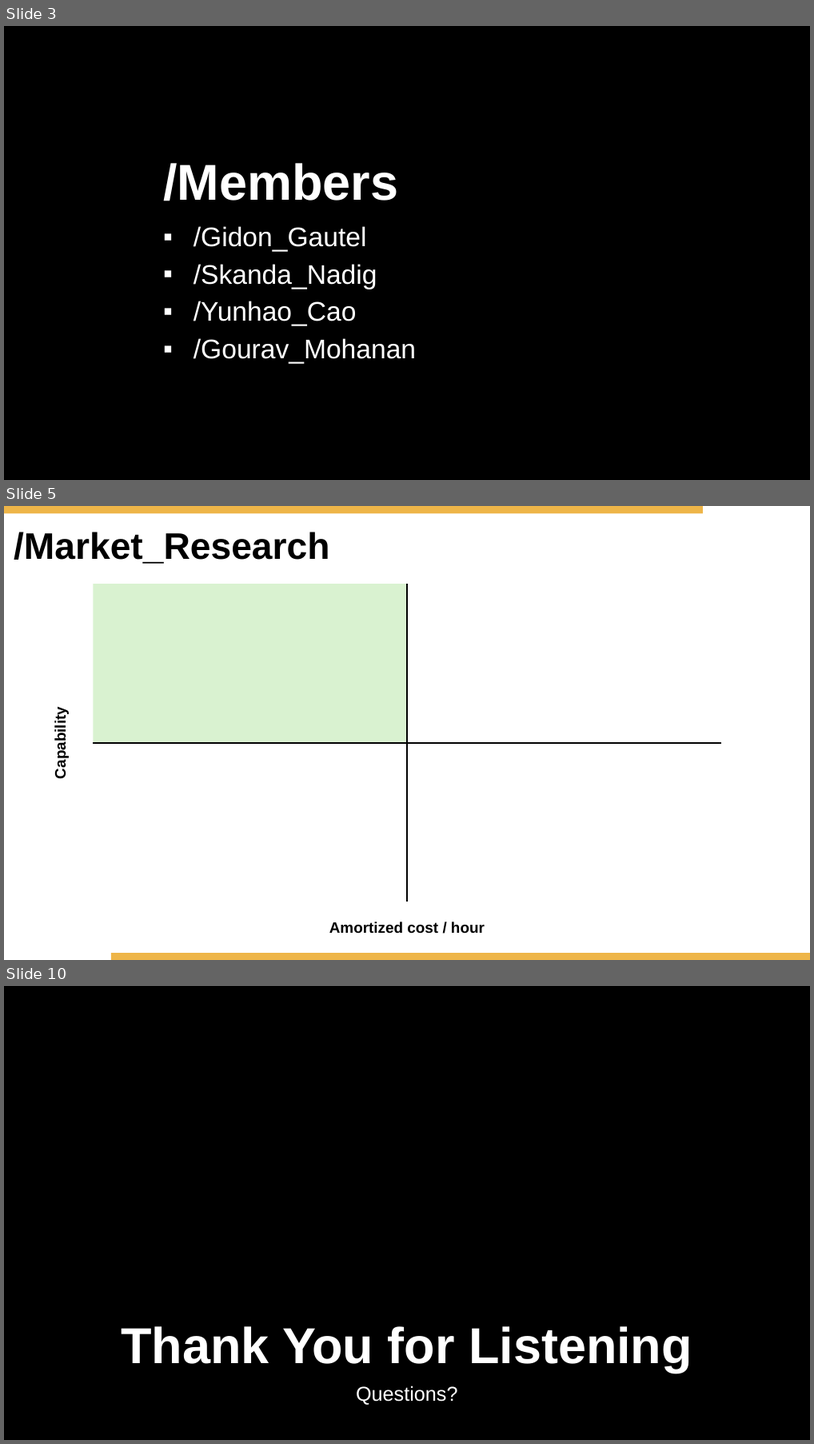
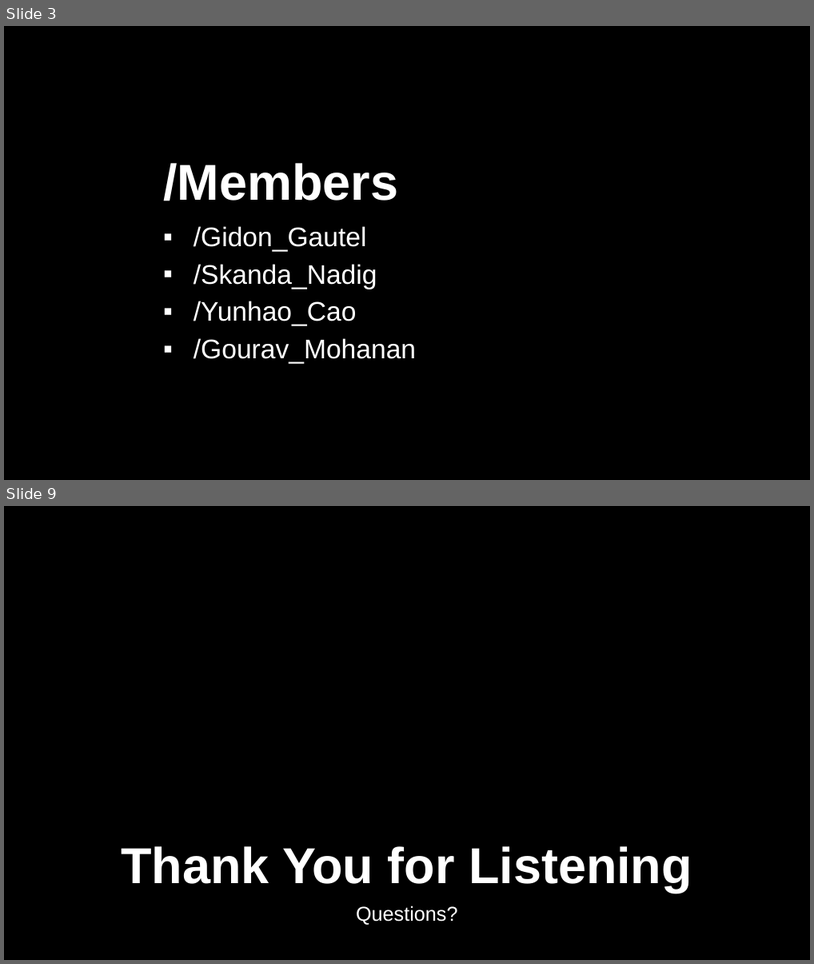
Before and after one commit to gautelg/EK505_Final_Project, a slide deck: Report_Presentation/Presentation.pptx. Shown one above the other, each under a label of ours: slides 3, 5 and 10 before the commit, slides 3 and 9 after it; the slides between them are not shown. The pictures are 814x1444 and 814x964 pixels, drawn with LibreOffice and Linux fonts; fonts in the diff are those of the drawing; background and template pictures are left out. Boxes give left, top, right and bottom in pixels: in the first picture for what was removed or moved away, otherwise in the second. Text is boxed around its words. In the diff, an @@ line names an element or a change of style, - is before the commit and + after.

```diff
--- a/Report_Presentation/Presentation.pptx
+++ b/Report_Presentation/Presentation.pptx
@@ slide 5 removed at (4,506,810,960), background #FFFFFF @@
@@ rectangle removed at (4,506,703,514) @@
@@ title removed at (14,532,330,564) @@
-/Market_Research
@@ rectangle removed at (93,584,407,743) @@
@@ line removed from (407, 584) to (407, 902) @@
@@ text removed at (52,714,69,776) @@
-Capability
@@ line removed from (93, 743) to (722, 743) @@
@@ text removed at (330,921,485,933) @@
-Amortized cost / hour
@@ rectangle removed at (111,952,810,960) @@
@@ what was slide 10 is now slide 9 @@
```
Also in this commit, not shown: 5 slides changed, 1 other file.
